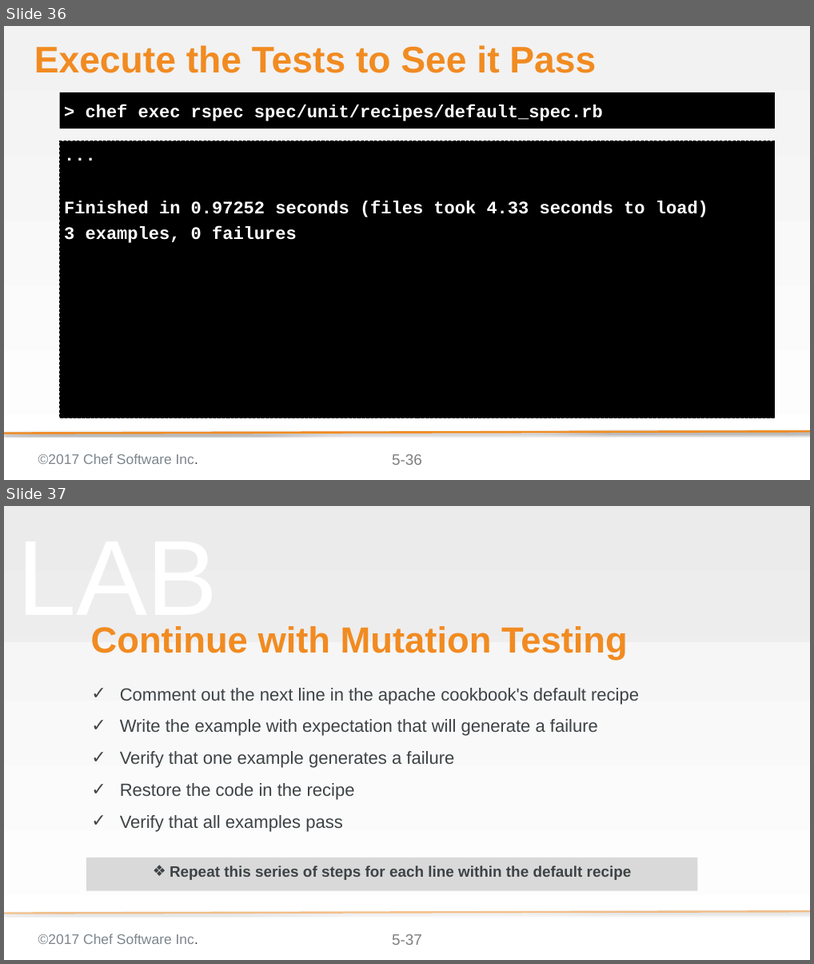
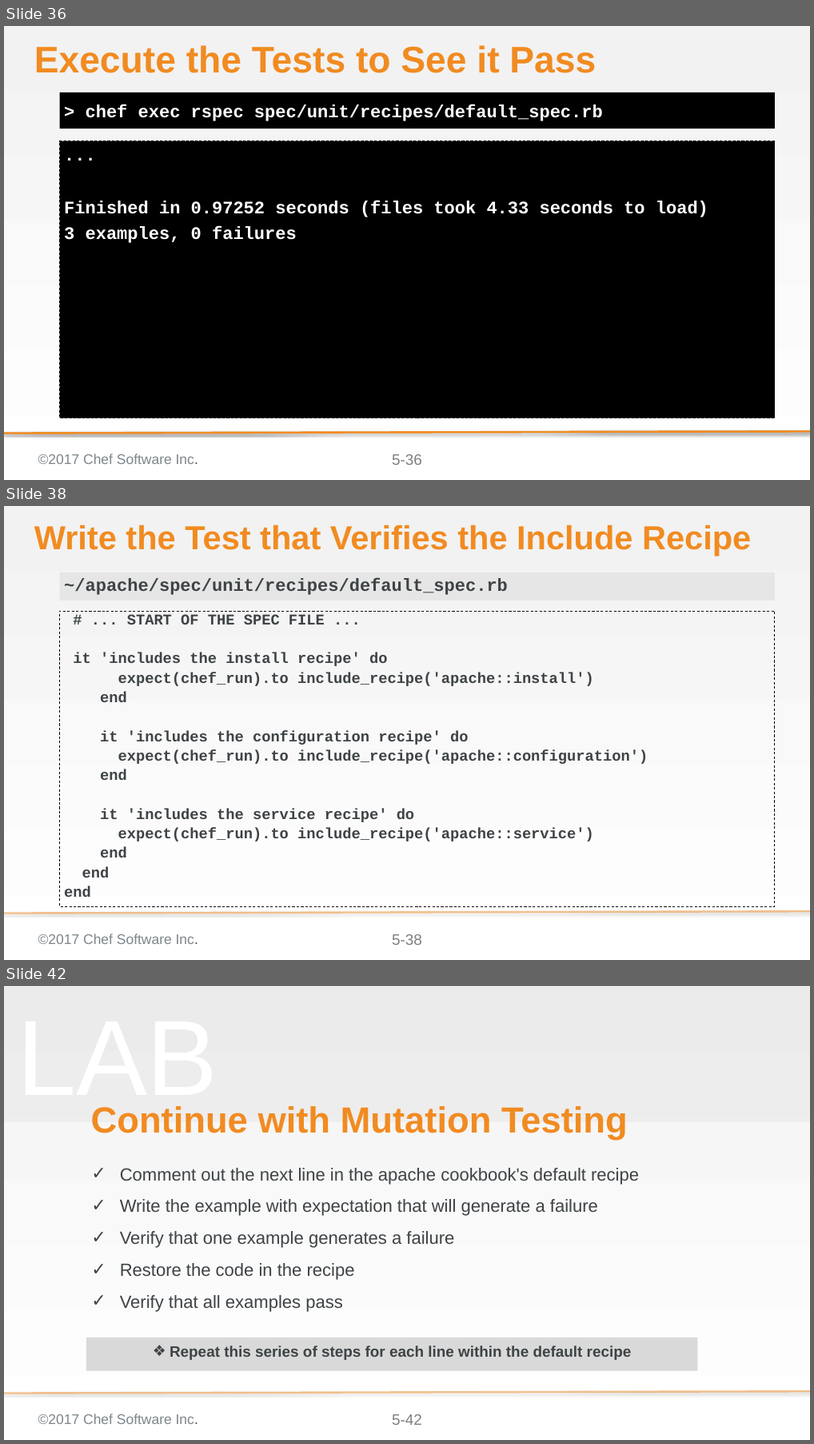
Before and after one commit to ericheiser/chef-intermediate, a slide deck: 05-faster_feedback_with_unit_testing.pptx. Shown one above the other, each under a label of ours: slides 36 and 37 before the commit, slides 36, 38 and 42 after it; the slides between them are not shown. The pictures are 814x964 and 814x1444 pixels, drawn with LibreOffice and Linux fonts; fonts in the diff are those of the drawing; background and template pictures are left out. Boxes give left, top, right and bottom in pixels: in the first picture for what was removed or moved away, otherwise in the second. Text is boxed around its words. In the diff, an @@ line names an element or a change of style, - is before the commit and + after.

```diff
--- a/05-faster_feedback_with_unit_testing.pptx
+++ b/05-faster_feedback_with_unit_testing.pptx
@@ slide 38 added at (4, 506, 810, 960), background gradient #F2F2F2 to #FFFFFF; not listed: 3 template elements that a slide beside it also shows @@
@@ title added at (34, 525, 751, 556), 52.8 pt, text #F18B21, bold @@
+Write the Test that Verifies the Include Recipe
@@ text added at (60, 572, 775, 600), fill #D9D9D9 at 50% opacity, 28 pt, text #3E4346, bold @@
+~/apache/spec/unit/recipes/default_spec.rb
@@ text added at (60, 611, 775, 906), outline #000000 1 pt dashed, 23.8 pt, text #3E4346, bold @@
+# ... START OF THE SPEC FILE ...
+it 'includes the install recipe' do
+expect(chef_run).to include_recipe('apache::install')
+end
+it 'includes the configuration recipe' do
+expect(chef_run).to include_recipe('apache::configuration')
+end
+it 'includes the service recipe' do
+expect(chef_run).to include_recipe('apache::service')
+end
+end
+end
@@ what was slide 37 is now slide 42 @@
@@ page number at (392, 1414, 422, 1424): text changed @@
-5-37
+5-42
```
Also in this commit, not shown: 2 slides changed, 4 other slides added, 2 other files.
